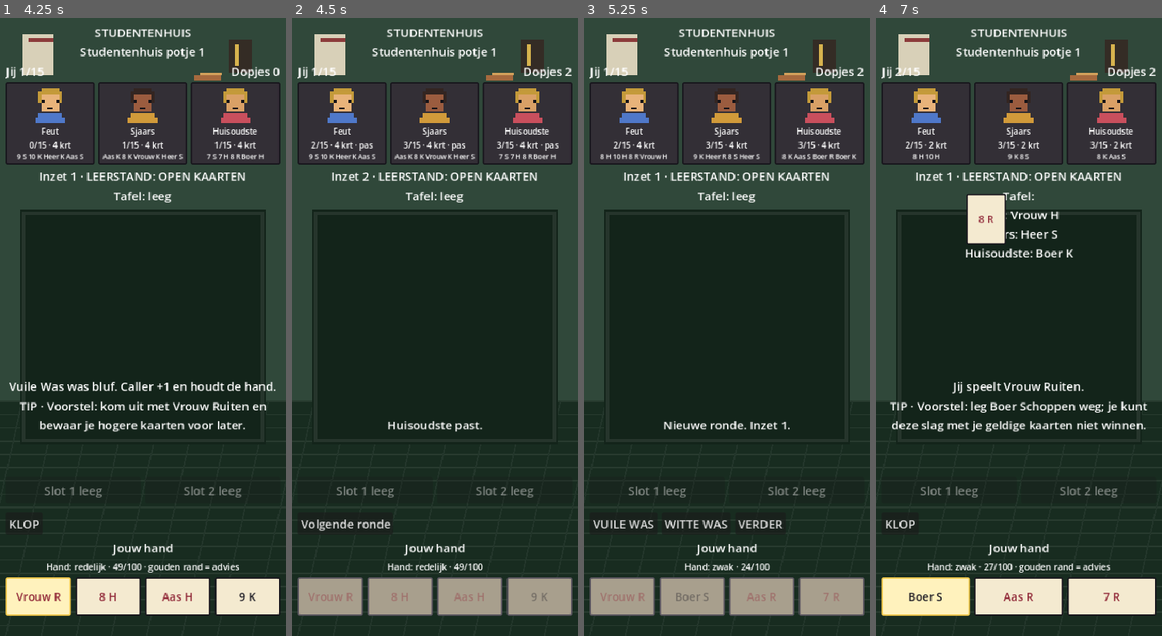
Above: before the commit, frames 1-4 (left to right).
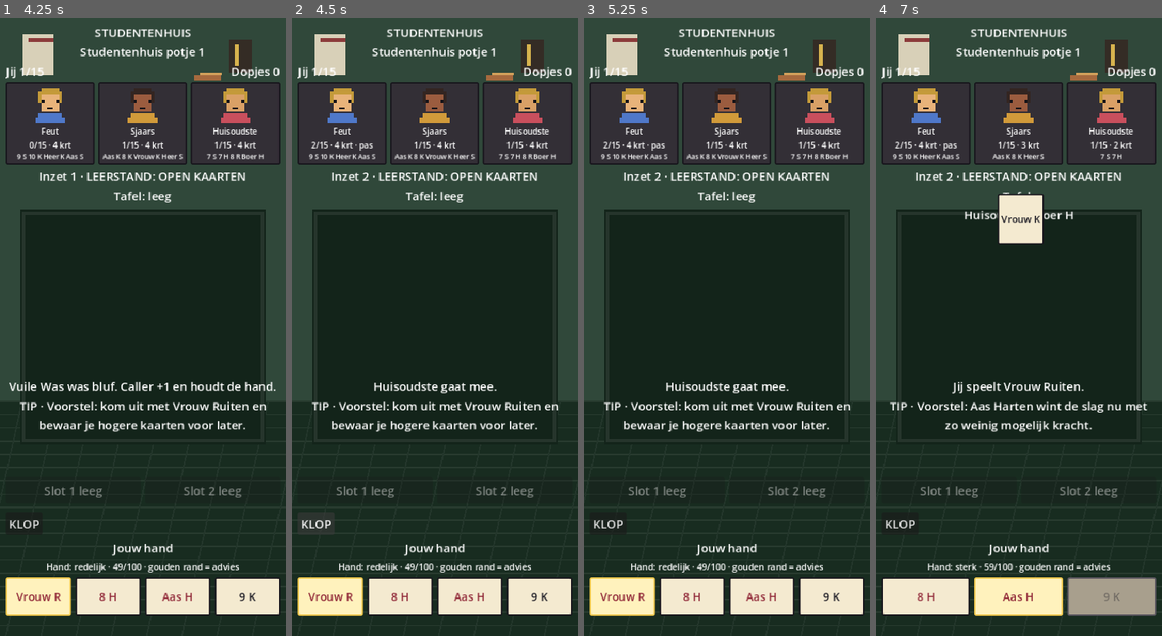
Above: after the commit, the same moments.

Repository: arnaudhfst33/toepnacht
Game: Godot game, scene res://scenes/menu.tscn
The game is run twice, just before and just after one commit, with the same random seed, the same clock (stepped at 60 frames per second) and the same inputs.
Inputs (mouse positions are in pixels of both pictures, inside the frame that each line leads up to):
- Up to frame 1 (4.25 s): click "SPELEN" at 0.5 s; click "Studentenhuis" at 1.25 s; click "VUILE WAS" at 2 s; click "BETWIST" at 2.75 s; click "LAAT" at 3.5 s
- Up to frame 2 (4.5 s): click "KLOP" at 4.25 s
- Up to frame 3 (5.25 s): click (638, 524) at 5 s, where only the run before the commit has a clickable "Volgende ronde"
- Up to frame 4 (7 s): click (987, 524) at 5.75 s, where only the run before the commit has a clickable "WITTE WAS"; click "Vrouw R" at 6.5 s

Frame 1 is identical in both runs. In frame 2, 8.3% of the frame differs, in the area x 1-99%, y 8-97%; in frame 3, 8.9%; in frame 4, 7.2%.

Commit message:
Fix AI freeze after knock response

Diff:
--- a/scripts/ai/baseline_ai.gd
+++ b/scripts/ai/baseline_ai.gd
@@ -31,12 +31,12 @@
 		return {"type": "decline_challenge"}
 	if view.can_skip_specials:
 		return {"type": "skip_specials"}
+	if view.must_respond_to_knock:
+		if view.can_pass and not _want_mee(view, rng):
+			return {"type": "pas"}
+		return {"type": "mee"}
 	if view.can_knock and _want_knock(view, rng):
 		return {"type": "knock"}
-	if view.can_pass or (view.round_stake > 1 and view.can_pass == false and false):
-		pass
-	if view.can_pass and not _want_mee(view, rng):
-		return {"type": "pas"}
 	if view.legal_cards.size() > 0:
 		return {"type": "play", "card": _choose_card(view, rng)}
 	return {"type": "wait"}
--- a/scripts/ai/public_view.gd
+++ b/scripts/ai/public_view.gd
@@ -16,6 +16,7 @@
 var tricks_completed: int = 0
 var can_knock: bool = false
 var can_pass: bool = false
+var must_respond_to_knock: bool = false
 var can_declare_toep: bool = false
 var can_use_kans: bool = false
 var can_call_vuile_was: bool = false
@@ -53,6 +54,7 @@
 	view.tricks_completed = game.tricks_completed
 	view.can_knock = game.can_knock(player_id)
 	view.can_pass = game.can_pass(player_id)
+	view.must_respond_to_knock = game.current_knock_responder_id() == player_id
 	view.can_declare_toep = game.can_declare_toep(player_id)
 	view.can_use_kans = game.can_use_kans(player_id)
 	view.can_call_vuile_was = game.can_call_vuile_was(player_id)
--- a/scripts/ui/table_session.gd
+++ b/scripts/ui/table_session.gd
@@ -365,6 +365,9 @@
 		"pas":
 			game.respond_to_knock(player_id, false)
 			status_text = "%s past." % _name(player_id)
+		"mee":
+			game.respond_to_knock(player_id, true)
+			status_text = "%s gaat mee." % _name(player_id)
 		"play":
 			var card: Card = action.get("card")
 			if card != null:
--- a/tests/special_tests.gd
+++ b/tests/special_tests.gd
@@ -24,6 +24,7 @@
 	_test_previous_winner_lead()
 	_test_pas_only_on_knock()
 	_test_pas_blocked_after_play()
+	_test_ai_must_mee_after_playing()
 	_test_ai_legal_cards()
 	_test_ai_view_hides_hidden_cards()
 	_test_tutorial_blanco_state()
@@ -444,6 +445,27 @@
 	_expect(not game.can_pass(0), "p0 cannot pas after already playing this trick")
 	_expect(not game.respond_to_knock(0, false), "pas after playing is rejected")
 	_expect(game.respond_to_knock(0, true), "p0 may still mee")
+
+
+func _test_ai_must_mee_after_playing() -> void:
+	var game := ToepenGame.new()
+	game.setup_controlled_round(_four_play_hands(), 0)
+	game.play_card(0, game.players[0].hand[0])
+	game.play_card(1, game.players[1].hand[0])
+	_expect(game.request_knock(2), "AI may knock after earlier players have played")
+	game.respond_to_knock(3, true)
+	game.respond_to_knock(0, true)
+	var view := PublicView.from_game(game, 1)
+	_expect(view.must_respond_to_knock, "public view marks current knock responder")
+	_expect(not view.can_pass, "responder that already played cannot pass")
+	var ai := BaselineAI.new()
+	var action := ai.decide(view, game.rng)
+	_expect_eq(str(action.get("type", "")), "mee", "AI chooses mandatory mee instead of an illegal card play")
+	var session := TableSession.new()
+	session.game = game
+	session._apply_ai(1)
+	_expect_eq(game.state, ToepenGame.State.NORMAL_PLAY, "mandatory AI mee resumes normal play")
+	_expect_eq(game.current_actor_id, 2, "the knocker can play after all responses")
 
 
 func _test_ai_legal_cards() -> void:
